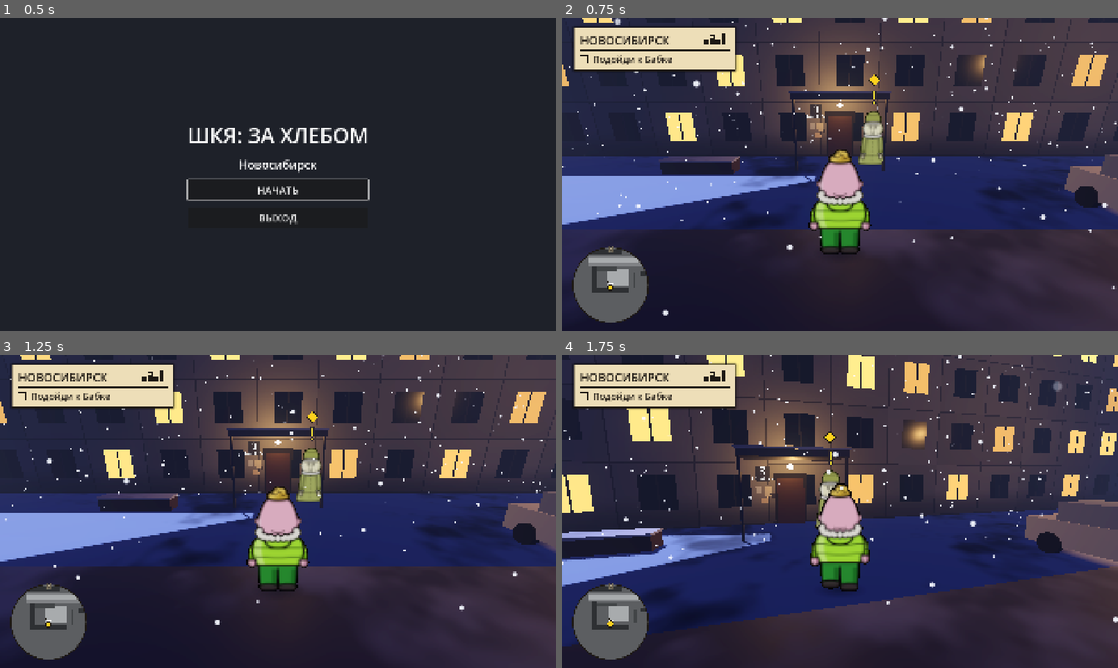
Above: before the commit, frames 1-4 (two rows, left to right).
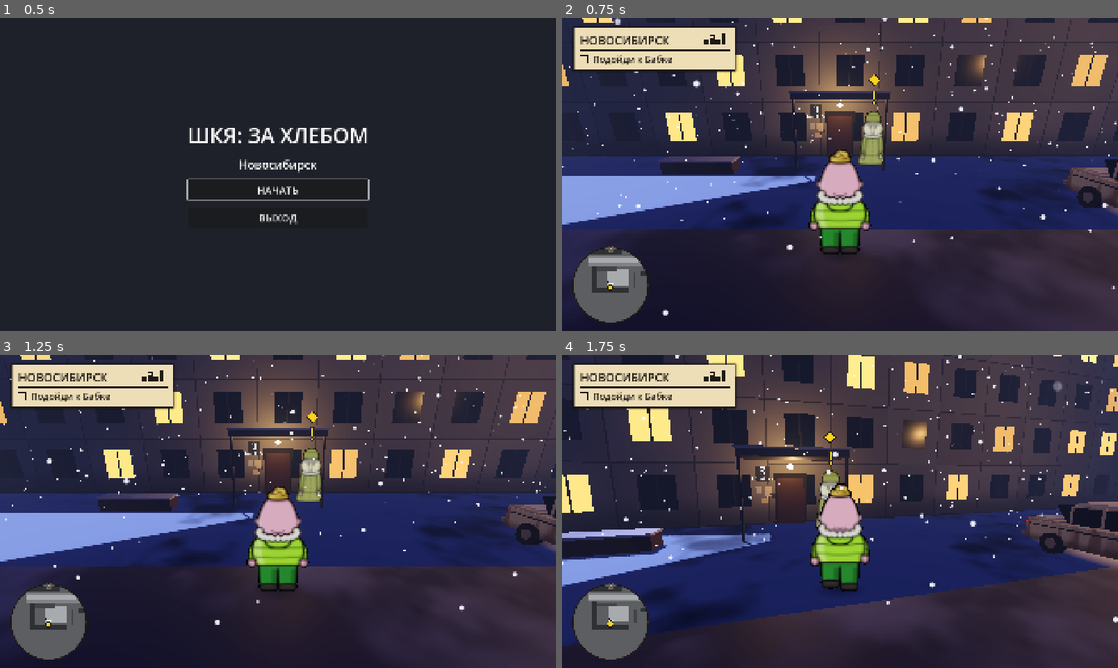
Above: after the commit, the same moments.

Repository: NorthArea/shkya
Game: Godot game, scene res://game/main.tscn
The game is run twice, just before and just after one commit, with the same random seed, the same clock (stepped at 60 frames per second) and the same inputs. Sound files missing from this copy of the repository are replaced by a short silence.
Inputs (mouse positions are in pixels of both pictures, inside the frame that each line leads up to):
- Up to frame 1 (0.5 s): no input
- Up to frame 2 (0.75 s): click "НАЧАТЬ" at 0.5 s
- Up to frame 3 (1.25 s): no input
- Up to frame 4 (1.75 s): tap Enter at 1.25 s; move the mouse to (867, 511) at 1.27 s; hold W (move_forward) from 1.28 s (still down); hold E (interact) from 1.28 s (still down); click (867, 511) at 1.42 s

Frame 1 is identical in both runs. In frame 2, 0.6% of the frame differs, in the area x 90-100%, y 43-61%; in frame 3, 0.6%; in frame 4, 1.5%, in the area x 82-100%, y 46-66%.

Commit message:
ART-03: белая «Лада» игрока — кузов, стёкла, фары, номер, снег, шейдер краски

Diff:
--- a/game/vehicles/lada.gd
+++ b/game/vehicles/lada.gd
@@ -9,6 +9,7 @@
 
 const Greybox = preload("res://game/world/greybox.gd")
 const InteractableScript = preload("res://game/interaction/interactable.gd")
+const LadaVisual = preload("res://game/vehicles/lada_visual.gd")
 
 const SIZE := Vector3(1.7, 1.4, 4.1)
 const MAX_SPEED := 22.0         # м/с ≈ 80 км/ч
@@ -40,7 +41,7 @@
 	collider.shape = shape
 	collider.position.y = SIZE.y * 0.5
 	add_child(collider)
-	add_child(_build_placeholder_visual())
+	add_child(LadaVisual.build())  # облик белой «Лады» — ART-03
 	enter_zone = InteractableScript.new()
 	enter_zone.name = "EnterZone"
 	enter_zone.interaction_id = &"car"
@@ -129,23 +130,3 @@
 	lateral_speed = 0.0
 	exit_requested = false
 	reset_physics_interpolation()
-
-func _build_placeholder_visual() -> Node3D:
-	var root := Node3D.new()
-	root.name = "Visual"
-	var body := Greybox.mesh_box(Vector3(SIZE.x, 0.75, SIZE.z), Color(0.93, 0.93, 0.89))
-	body.position.y = 0.65
-	root.add_child(body)
-	var cabin := Greybox.mesh_box(Vector3(SIZE.x * 0.92, 0.55, SIZE.z * 0.48), Color(0.70, 0.75, 0.80))
-	cabin.position = Vector3(0.0, 1.3, 0.25)
-	root.add_child(cabin)
-	for x in [-0.8, 0.8]:
-		for z in [-1.3, 1.3]:
-			var wheel := Greybox.mesh_cylinder(0.32, 0.32, 0.22, Color(0.08, 0.08, 0.08))
-			wheel.rotation.z = PI * 0.5
-			wheel.position = Vector3(x, 0.32, z)
-			root.add_child(wheel)
-		var headlight := Greybox.mesh_box(Vector3(0.35, 0.18, 0.05), Color(1.0, 0.92, 0.6))
-		headlight.position = Vector3(x * 0.8, 0.75, -SIZE.z * 0.5 - 0.02)
-		root.add_child(headlight)
-	return root
--- /dev/null
+++ b/game/vehicles/lada_paint.gdshader
@@ -0,0 +1,39 @@
+shader_type spatial;
+// Краска «Лады» (ART-03): грязно-белый кузов, ржавые потёки и грязь снизу, слабый блеск мокрой краски.
+// Координаты — VERTEX меша (бокс с центром в своём начале): y — высота внутри бокса, z — вдоль кузова.
+
+uniform vec3 paint : source_color = vec3(0.86, 0.85, 0.80);
+uniform vec3 rust : source_color = vec3(0.42, 0.24, 0.12);
+uniform vec3 dirt : source_color = vec3(0.30, 0.28, 0.25);
+uniform float rust_amount = 0.55;
+uniform float dirt_amount = 1.0;
+uniform float half_height = 0.31;
+
+varying vec3 local_pos;
+
+float hash(vec2 p) { return fract(sin(dot(p, vec2(127.1, 311.7))) * 43758.5453); }
+float noise(vec2 p) {
+	vec2 i = floor(p), f = fract(p);
+	vec2 u = f * f * (3.0 - 2.0 * f);
+	return mix(mix(hash(i), hash(i + vec2(1, 0)), u.x), mix(hash(i + vec2(0, 1)), hash(i + vec2(1, 1)), u.x), u.y);
+}
+
+void vertex() {
+	local_pos = VERTEX;
+}
+
+void fragment() {
+	vec3 p = local_pos;
+	float along = p.z + p.x * 0.7;
+	float h = clamp(p.y / half_height * 0.5 + 0.5, 0.0, 1.0);  // 0 — низ бокса, 1 — верх
+	// Потёки: вертикальные полосы шума, гуще к низу.
+	float streak = noise(vec2(along * 9.0, p.y * 1.5)) * noise(vec2(along * 3.0, 1.0));
+	float r = smoothstep(0.35, 0.75, streak + (1.0 - h) * 0.35) * rust_amount;
+	float d = (1.0 - smoothstep(0.0, 0.45, h)) * (0.55 + 0.45 * noise(vec2(along * 4.0, p.y * 6.0))) * dirt_amount;
+	vec3 col = mix(paint, rust, r);
+	col = mix(col, dirt, d * 0.75);
+	col *= 0.92 + 0.08 * noise(vec2(along * 20.0, p.y * 20.0));
+	ALBEDO = col;
+	ROUGHNESS = mix(0.35, 0.85, max(r, d));
+	SPECULAR = 0.5;
+}
--- /dev/null
+++ b/game/vehicles/lada_visual.gd
@@ -0,0 +1,118 @@
+extends RefCounted
+## Облик белой «Лады» игрока (ART-03): седан-«пятёрка» из простых объёмов по кадрам 01, 04, 05.
+## Только внешний вид: коллизия, физика и зона входа остаются в lada.gd. Перед — −Z, начало — на земле.
+
+const Materials = preload("res://game/world/materials.gd")
+const PAINT := preload("res://game/vehicles/lada_paint.gdshader")
+
+const PLATE := "н382кх 154"
+
+static func build() -> Node3D:
+	var root := Node3D.new()
+	root.name = "Visual"
+	var lower := _paint(1.0, 0.55, 0.31)
+	var upper := _paint(0.0, 0.3, 0.05)
+	var glass := _dark_glass()
+	var trim := Materials.plain(Color(0.10, 0.10, 0.11), 0.6)
+	var chrome := Materials.plain(Color(0.55, 0.56, 0.58), 0.3)
+	var tyre := Materials.plain(Color(0.05, 0.05, 0.05), 0.9)
+	var snow := Materials.snow(0.0)
+	# Кузов: низ, капот, крышка багажника — классический «трёхобъёмник».
+	_box(root, "Body", Vector3(1.64, 0.62, 4.1), Vector3(0, 0.62, 0), lower)
+	_box(root, "Hood", Vector3(1.58, 0.06, 1.2), Vector3(0, 0.96, -1.43), upper)
+	_box(root, "Trunk", Vector3(1.58, 0.06, 0.9), Vector3(0, 0.96, 1.6), upper)
+	# Кабина: тёмные стёкла, белые стойки и крыша.
+	_box(root, "SideGlass", Vector3(1.46, 0.48, 1.5), Vector3(0, 1.21, 0.2), glass)
+	var windshield := _box(root, "Windshield", Vector3(1.42, 0.62, 0.04), Vector3(0, 1.2, -0.72), glass)
+	windshield.rotation.x = deg_to_rad(-38.0)
+	var rear := _box(root, "RearWindow", Vector3(1.42, 0.58, 0.04), Vector3(0, 1.2, 1.12), glass)
+	rear.rotation.x = deg_to_rad(34.0)
+	_box(root, "Roof", Vector3(1.42, 0.06, 1.36), Vector3(0, 1.47, 0.2), upper)
+	for x in [-0.72, 0.72]:
+		for z in [-0.52, 0.2, 0.9]:
+			_box(root, "Pillar", Vector3(0.05, 0.5, 0.07), Vector3(x, 1.21, z), upper)
+		_box(root, "Molding", Vector3(0.02, 0.04, 3.9), Vector3(x * 1.14, 0.8, 0), trim)
+		_box(root, "Mirror", Vector3(0.14, 0.08, 0.06), Vector3(x * 1.22, 1.02, -0.62), trim)
+	# Перед: решётка, прямоугольные фары, бампер, номер.
+	_box(root, "Grille", Vector3(0.9, 0.18, 0.04), Vector3(0, 0.78, -2.06), trim)
+	var head := Materials.plain(Color(1.0, 0.95, 0.80), 0.2, Color(1.0, 0.92, 0.70), 1.6)
+	var tail := Materials.plain(Color(0.75, 0.06, 0.05), 0.3, Color(0.9, 0.05, 0.03), 1.2)
+	var amber := Materials.plain(Color(0.95, 0.55, 0.10), 0.3)
+	for x in [-0.6, 0.6]:
+		_box(root, "Headlight", Vector3(0.28, 0.16, 0.04), Vector3(x, 0.78, -2.07), head)
+		_box(root, "Turn", Vector3(0.18, 0.06, 0.04), Vector3(x, 0.62, -2.07), amber)
+		_box(root, "Taillight", Vector3(0.38, 0.16, 0.04), Vector3(x, 0.8, 2.07), tail)
+	for z in [-2.1, 2.1]:
+		_box(root, "Bumper", Vector3(1.72, 0.1, 0.12), Vector3(0, 0.48, z), chrome)
+	_plate(root, -2.17, PI)
+	_plate(root, 2.17, 0.0)
+	# Колёса с колпаками.
+	for x in [-0.78, 0.78]:
+		for z in [-1.25, 1.25]:
+			var wheel := _cylinder(root, "Wheel", 0.32, 0.2, Vector3(x, 0.32, z), tyre)
+			wheel.rotation.z = PI * 0.5
+			var cap := _cylinder(root, "Hubcap", 0.15, 0.22, Vector3(x, 0.32, z), chrome)
+			cap.rotation.z = PI * 0.5
+	# Снег на крыше, капоте и багажнике (кадры 01, 04).
+	_box(root, "SnowRoof", Vector3(1.34, 0.08, 1.24), Vector3(0, 1.54, 0.22), snow)
+	_box(root, "SnowHood", Vector3(1.3, 0.05, 0.7), Vector3(0, 1.01, -1.28), snow)
+	_box(root, "SnowTrunk", Vector3(1.3, 0.05, 0.6), Vector3(0, 1.01, 1.62), snow)
+	return root
+
+static func _paint(dirt: float, rust: float, half_height: float) -> ShaderMaterial:
+	var material := ShaderMaterial.new()
+	material.shader = PAINT
+	material.set_shader_parameter("dirt_amount", dirt)
+	material.set_shader_parameter("rust_amount", rust)
+	material.set_shader_parameter("half_height", half_height)
+	return material
+
+static func _dark_glass() -> StandardMaterial3D:
+	var material := StandardMaterial3D.new()
+	material.albedo_color = Color(0.07, 0.09, 0.11)
+	material.roughness = 0.08
+	material.metallic = 0.3
+	return material
+
+static func _box(parent: Node3D, name: String, size: Vector3, at: Vector3, material: Material) -> MeshInstance3D:
+	var mesh := BoxMesh.new()
+	mesh.size = size
+	var instance := MeshInstance3D.new()
+	instance.name = name
+	instance.mesh = mesh
+	instance.material_override = material
+	instance.position = at
+	parent.add_child(instance)
+	return instance
+
+static func _cylinder(parent: Node3D, name: String, radius: float, width: float, at: Vector3, material: Material) -> MeshInstance3D:
+	var mesh := CylinderMesh.new()
+	mesh.top_radius = radius
+	mesh.bottom_radius = radius
+	mesh.height = width
+	mesh.radial_segments = 16
+	var instance := MeshInstance3D.new()
+	instance.name = name
+	instance.mesh = mesh
+	instance.material_override = material
+	instance.position = at
+	parent.add_child(instance)
+	return instance
+
+static func _plate(parent: Node3D, z: float, yaw: float) -> void:
+	var holder := Node3D.new()
+	holder.name = "Plate"
+	holder.position = Vector3(0, 0.6, z)
+	holder.rotation.y = yaw
+	parent.add_child(holder)
+	_box(holder, "PlateBase", Vector3(0.52, 0.12, 0.02), Vector3.ZERO, Materials.plain(Color(0.92, 0.92, 0.90), 0.5))
+	var label := Label3D.new()
+	label.name = "PlateText"
+	label.text = PLATE
+	label.font_size = 48
+	label.pixel_size = 0.0016
+	label.modulate = Color(0.05, 0.05, 0.05)
+	label.outline_size = 0
+	label.position = Vector3(0, 0, 0.012)
+	label.double_sided = false
+	holder.add_child(label)
Not shown, added: game/vehicles/lada_paint.gdshader.uid
Not shown, added: game/vehicles/lada_visual.gd.uid
Not shown, changed: docs/workflow/backlog.md
Not shown, changed: docs/workflow/tasks/ART-03.md
